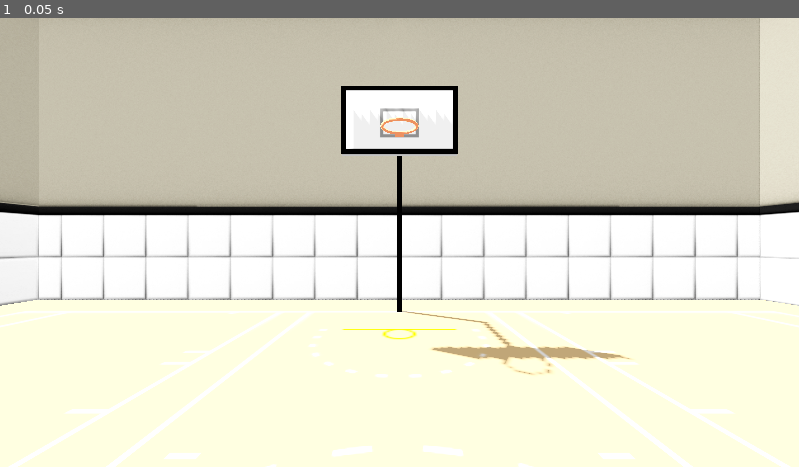
Above: before the commit, frame 1.
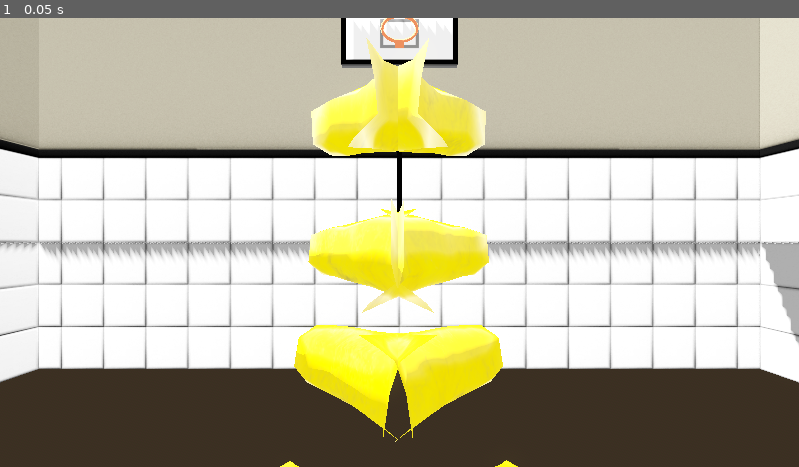
Above: after the commit, the same moment.

Repository: MIMIC-Lab/CAVE-Basketball
Game: Godot game, scene res://Scenes/main.tscn
The game is run twice, just before and just after one commit, with the same random seed, the same clock (stepped at 60 frames per second) and the same inputs.
Inputs:
- Up to frame 1 (0.05 s): no input

The runs differ from the first frame. In frame 1, 62% of the frame differs, in the area x 0-100%, y 0-100%.
Error in both runs: Assertion failed: Unable to open save file. (res://Scripts/data_logger.gd:14)

Commit message:
Basic working VR ball

Diff:
--- a/Scenes/ball.tscn
+++ b/Scenes/ball.tscn
@@ -18,6 +18,7 @@
 
 [node name="Ball" type="RigidBody3D" unique_id=1304941758]
 physics_material_override = SubResource("PhysicsMaterial_d60mj")
+freeze_mode = 1
 contact_monitor = true
 max_contacts_reported = 1
 script = ExtResource("1_ij5cq")
--- a/Scenes/main.tscn
+++ b/Scenes/main.tscn
@@ -3,7 +3,9 @@
 [ext_resource type="Script" uid="uid://bq0axi52yksbe" path="res://Scripts/level_manager.gd" id="1_21xkr"]
 [ext_resource type="PackedScene" uid="uid://bxxepac4ffl8v" path="res://Scenes/hoop.tscn" id="1_344ge"]
 [ext_resource type="Texture2D" uid="uid://d02i0tms3owrx" path="res://Art/Custom/BBallCourt.png" id="2_ynf5e"]
+[ext_resource type="PackedScene" uid="uid://ck3eaqumy47q1" path="res://Scenes/player_xr.tscn" id="3_ynf5e"]
 [ext_resource type="Script" uid="uid://1fborb3xyfyp" path="res://Scripts/data_logger.gd" id="4_6bp64"]
+[ext_resource type="PackedScene" uid="uid://clc5dre31iskm" path="res://addons/godot-xr-tools/xr/start_xr.tscn" id="4_344ge"]
 [ext_resource type="PackedScene" uid="uid://2iyp731jsbcr" path="res://Scenes/wall_piece.tscn" id="4_d1ilt"]
 [ext_resource type="PackedScene" uid="uid://ty6r00w7qn54" path="res://Scenes/player.tscn" id="5_kry3j"]
 [ext_resource type="Shader" uid="uid://pqrk428ol2bx" path="res://Art/Shaders/letterbox.gdshader" id="7_6bp64"]
@@ -106,7 +108,9 @@
 _dataLogger = NodePath("../Data Logger")
 _letterboxAnim = NodePath("CanvasLayer/AnimationPlayer")
 _fadeRect = NodePath("CanvasLayer/FadeToBlack")
+_activePlayerType = 1
 _controllerPlayer = ExtResource("5_kry3j")
+_vrPlayer = ExtResource("3_ynf5e")
 
 [node name="CanvasLayer" type="CanvasLayer" parent="Level Manager" unique_id=930411717]
 
@@ -131,6 +135,8 @@
 grow_vertical = 2
 color = Color(0, 0, 0, 1)
 
+[node name="StartXR" parent="Level Manager" unique_id=1039137172 instance=ExtResource("4_344ge")]
+
 [node name="Data Logger" type="Node" parent="." unique_id=1487519726]
 script = ExtResource("4_6bp64")
 _participant_id = 255224001
--- a/Scenes/player_xr.tscn
+++ b/Scenes/player_xr.tscn
@@ -1,18 +1,30 @@
 [gd_scene format=3 uid="uid://ck3eaqumy47q1"]
 
 [ext_resource type="PackedScene" uid="uid://bq86r4yll8po" path="res://addons/godot-xr-tools/hands/scenes/lowpoly/left_fullglove_low.tscn" id="1_6r2db"]
+[ext_resource type="Script" uid="uid://col3w38y5sfhy" path="res://Scripts/player.gd" id="1_v2ih2"]
 [ext_resource type="PackedScene" uid="uid://xqimcf20s2jp" path="res://addons/godot-xr-tools/hands/scenes/lowpoly/right_fullglove_low.tscn" id="2_qlxyt"]
+[ext_resource type="Script" uid="uid://tvl4pr408h0u" path="res://Scripts/vr_mode_hand.gd" id="2_v2ih2"]
+[ext_resource type="PackedScene" uid="uid://c62wc0rmyefhc" path="res://Scenes/ball.tscn" id="3_tal3k"]
 
-[node name="XROrigin3D" type="XROrigin3D" unique_id=234175269]
+[node name="VR Player" type="CharacterBody3D" unique_id=2004245778]
+script = ExtResource("1_v2ih2")
+metadata/_custom_type_script = "uid://col3w38y5sfhy"
 
-[node name="XRCamera3D" type="XRCamera3D" parent="." unique_id=729858675]
+[node name="XROrigin3D" type="XROrigin3D" parent="." unique_id=234175269]
 
-[node name="Left Hand" type="XRController3D" parent="." unique_id=587234124]
+[node name="XRCamera3D" type="XRCamera3D" parent="XROrigin3D" unique_id=729858675]
+current = true
+
+[node name="Left Hand" type="XRController3D" parent="XROrigin3D" unique_id=587234124]
 tracker = &"left_hand"
+script = ExtResource("2_v2ih2")
+_ballScene = ExtResource("3_tal3k")
 
-[node name="LeftHand" parent="Left Hand" unique_id=1382385645 instance=ExtResource("1_6r2db")]
+[node name="LeftHand" parent="XROrigin3D/Left Hand" unique_id=1382385645 instance=ExtResource("1_6r2db")]
 
-[node name="Rigth Hand" type="XRController3D" parent="." unique_id=375321684]
+[node name="Right Hand" type="XRController3D" parent="XROrigin3D" unique_id=375321684]
 tracker = &"right_hand"
+script = ExtResource("2_v2ih2")
+_ballScene = ExtResource("3_tal3k")
 
-[node name="RightHand" parent="Rigth Hand" unique_id=1155425392 instance=ExtResource("2_qlxyt")]
+[node name="RightHand" parent="XROrigin3D/Right Hand" unique_id=1155425392 instance=ExtResource("2_qlxyt")]
--- a/Scripts/ball.gd
+++ b/Scripts/ball.gd
@@ -1,6 +1,5 @@
-@tool
 class_name Ball
-extends XRToolsPickable
+extends RigidBody3D
 
 signal HitFloor()
 signal BallDestroyed()
--- a/Scripts/level_manager.gd
+++ b/Scripts/level_manager.gd
@@ -2,7 +2,7 @@
 extends Node
 
 enum PlayerType {
-    Controller, Wand, Gesture
+    Controller, VR, Gesture
 }
 
 @export_group("Game Settings")
@@ -18,6 +18,7 @@
 @export_group("Player Types")
 @export var _activePlayerType: PlayerType
 @export var _controllerPlayer: PackedScene
+@export var _vrPlayer: PackedScene
 
 var _currentPlayer: Player
 var _currentBall: Ball
@@ -33,6 +34,9 @@
 func _instantiatePlayer() -> void:
     if _activePlayerType == PlayerType.Controller:
         _currentPlayer = _controllerPlayer.instantiate() as Player
+    if _activePlayerType == PlayerType.VR:
+        _currentPlayer = _vrPlayer.instantiate() as Player
+
     get_parent().add_child(_currentPlayer)
     _currentPlayer.BallShot.connect(OnPlayerShotBall)
 
--- /dev/null
+++ b/Scripts/vr_mode_hand.gd
@@ -0,0 +1,47 @@
+extends XRController3D
+
+@export var velocity_samples: int = 5
+@export var _ballScene: PackedScene
+
+var _velocity_averager := XRToolsVelocityAverager.new(velocity_samples)
+var _ballInstance: RigidBody3D = null
+
+func _ready() -> void:
+    button_pressed.connect(_onButtonPressed)
+    button_released.connect(_onButtonReleased)
+
+func _process(delta: float) -> void:
+    if _ballInstance:
+        _ballInstance.global_position = global_position
+        _ballInstance.global_rotation = global_rotation
+
+    _velocity_averager.add_transform(delta, global_transform)
+
+
+func _onButtonPressed(button_name) -> void:
+    print(button_name)
+    if button_name == "trigger_click":
+        SpawnBall()
+
+func _onButtonReleased(button_name) -> void:
+    print(button_name)
+    if button_name == "trigger_click":
+        ReleaseBall()
+
+func SpawnBall() -> void:
+    print("Spawn")
+    _ballInstance = _ballScene.instantiate() as RigidBody3D
+    add_child(_ballInstance)
+    _ballInstance.freeze_mode = RigidBody3D.FREEZE_MODE_KINEMATIC
+    _ballInstance.freeze = true
+
+func ReleaseBall() -> void:
+    if _ballInstance:
+        _ballInstance.freeze = false
+        remove_child(_ballInstance)
+        get_parent().get_parent().add_child(_ballInstance)
+        _ballInstance.global_position = global_position
+        _ballInstance.rotation = rotation
+        _ballInstance.linear_velocity = _velocity_averager.linear_velocity()
+        _ballInstance.angular_velocity = _velocity_averager.angular_velocity()
+        _ballInstance = null
Not shown, added: Scripts/vr_mode_hand.gd.uid
